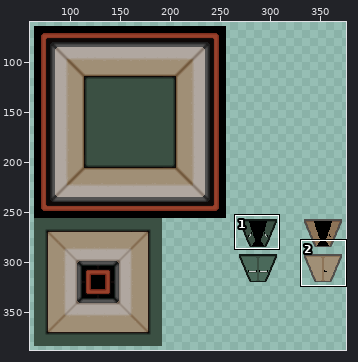
Two states of a sprite sheet, rooms/Inner_hallway/inner_hallway.png. The picture above shows the old version from afar; the outline marks the close-up.
Close-up. As it was:
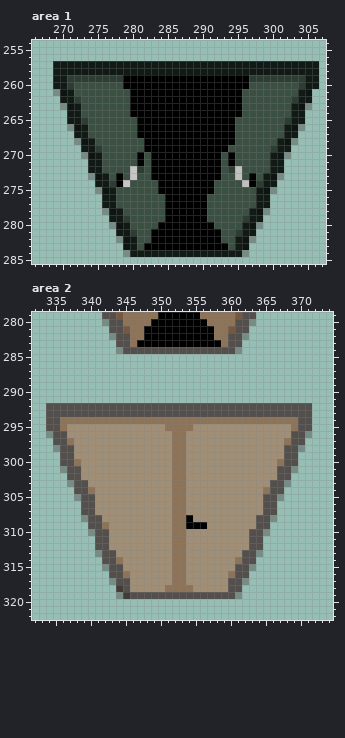
The file is 448x448 pixels. Pixels under 10% opacity are left out. Colours within 5 levels of each other are drawn and written as one. Shown: area 1: x 266..307, y 254..285; area 2: x 332..374, y 279..322. The wide view leaves out empty margins.
The result:
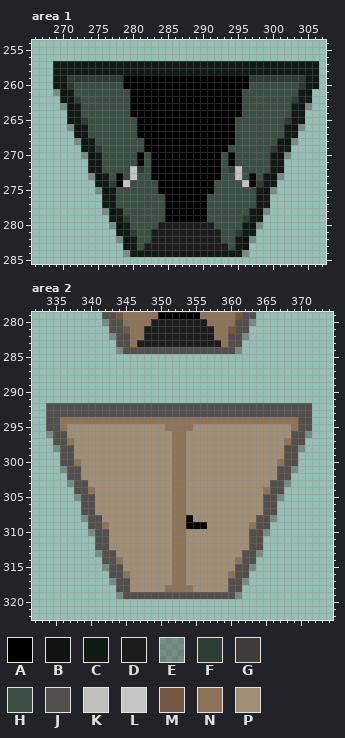
Palette (. is transparent): A #000000  B #0e1411  C #121a16  D #1d1d1d  E #2b1a154d  F #2d3d33  G #423c39  H #3b5043  J #524f4c  K #c2c0bf  L #c6c6c6  M #765842  N #8d7458  P #a08f76
The edit:
{"where": "area 1"}
{"y":280,"x":284,"old":"AAAAAAAA","new":"DDDDDDDD"}
{"y":281,"x":283,"old":"AAAAAAAAAA","new":"DDDDDDDDDD"}
{"y":282,"x":283,"old":"AAAAAAAAAA","new":"DDDDDDDDDD"}
{"y":283,"x":282,"old":"AAAAAAAAAAAA","new":"DDDDDDDDDDDD"}
{"where": "area 2"}
{"y":280,"x":349,"old":"AAAAAAAA","new":"DDDDDDDD"}
{"y":281,"x":348,"old":"AAAAAAAAAA","new":"DDDDDDDDDD"}
{"y":282,"x":348,"old":"AAAAAAAAAA","new":"DDDDDDDDDD"}
{"y":283,"x":347,"old":"AAAAAAAAAAAA","new":"DDDDDDDDDDDD"}
{"y":309,"x":363,"old":"P","new":"N"}
{"y":318,"x":344,"old":"G","new":"J"}
{"y":319,"x":345,"old":"G","new":"J"}
{"label":"changed","picture_box":[144,222,228,250]}
{"label":"changed","picture_box":[137,319,221,347]}
{"label":"changed","picture_box":[249,522,256,529]}
{"label":"changed","picture_box":[116,585,130,599]}
